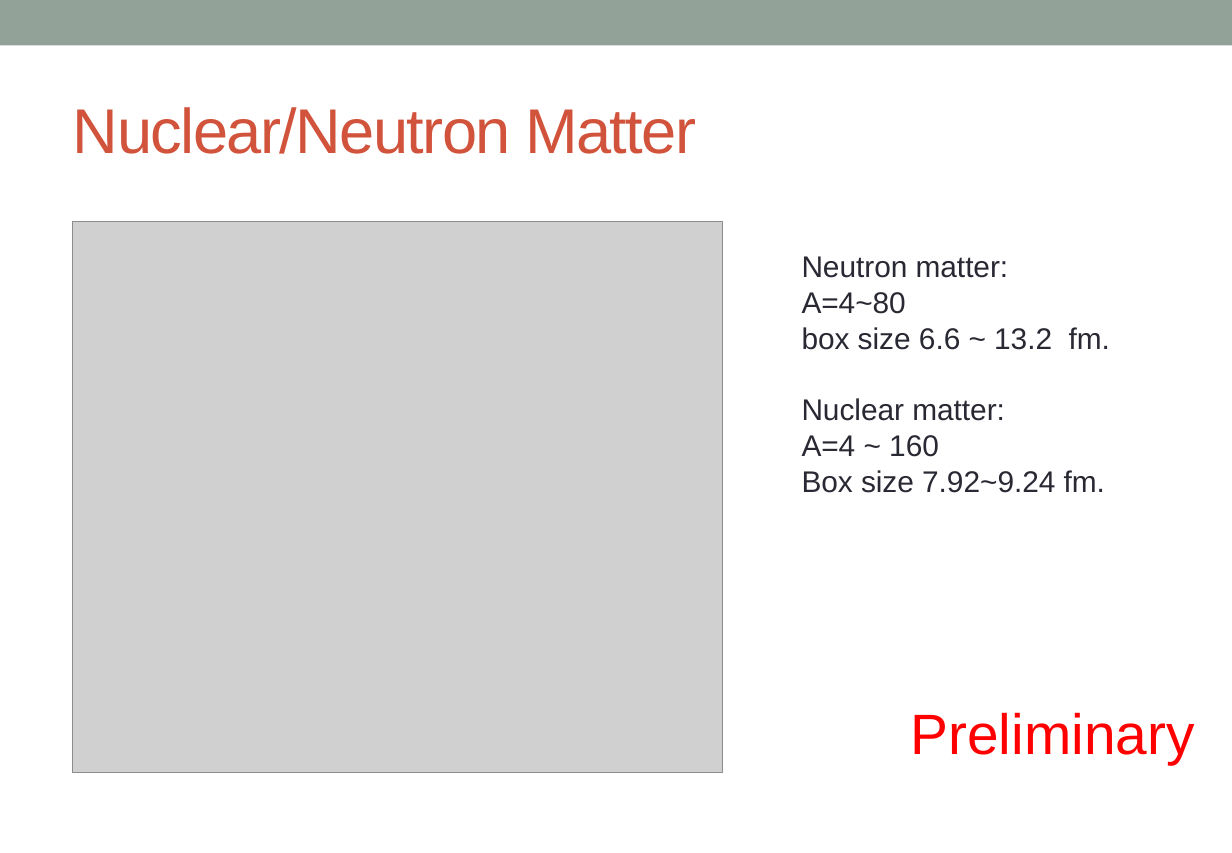
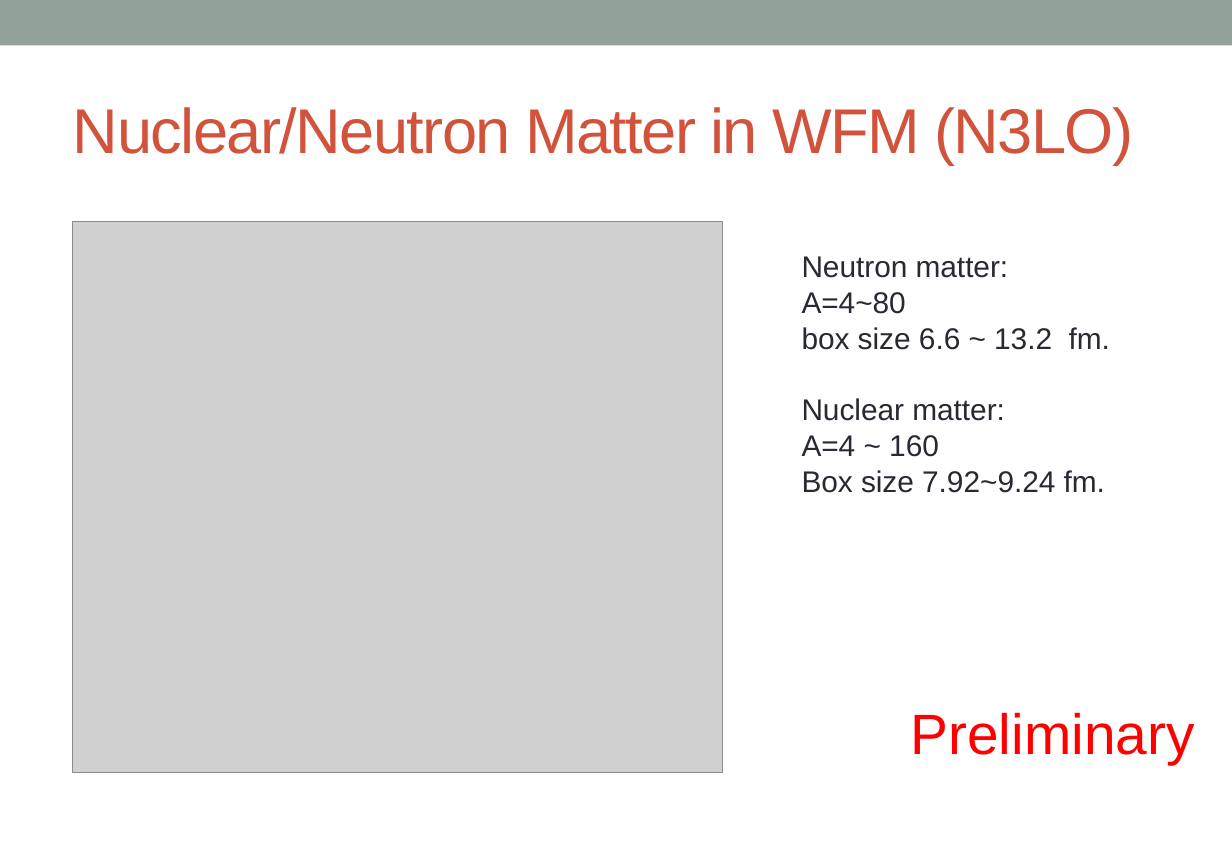
Before and after one commit to alphacentaury-github/NPSS2020, a slide deck: slide 30 of 20230612_Lattice_intro.pptx. Drawn at 1232x853 pixels with LibreOffice and Linux fonts; fonts in the diff are those of the drawing; grey boxes stand for pictures. Boxes give left, top, right and bottom in pixels: in the first picture for what was removed or moved away, otherwise in the second. Text is boxed around its words. In the diff, an @@ line names an element or a change of style, - is before the commit and + after.

```diff
--- a/20230612_Lattice_intro.pptx
+++ b/20230612_Lattice_intro.pptx
@@ title at box(73, 107, 1133, 165): text changed @@
-Nuclear/Neutron Matter
+Nuclear/Neutron Matter in WFM (N3LO)
```
Also in this commit, not shown: 6 other slides changed.
